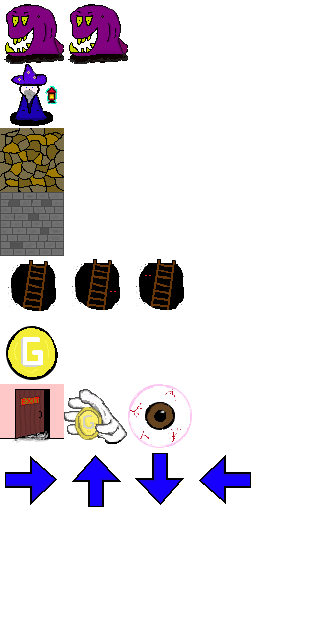
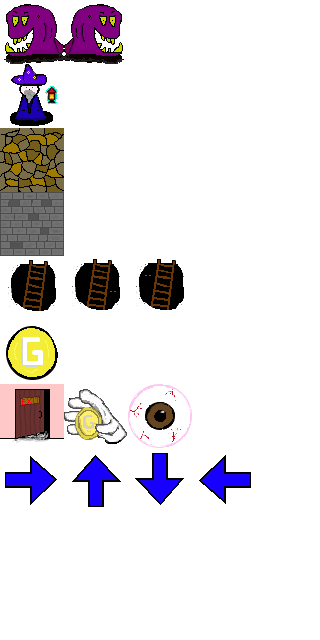
Comparing the layer stacks of the two w=320, h=640 images. Changes:
painted on "bot.png #1" over bbox(64, 4, 128, 64)
